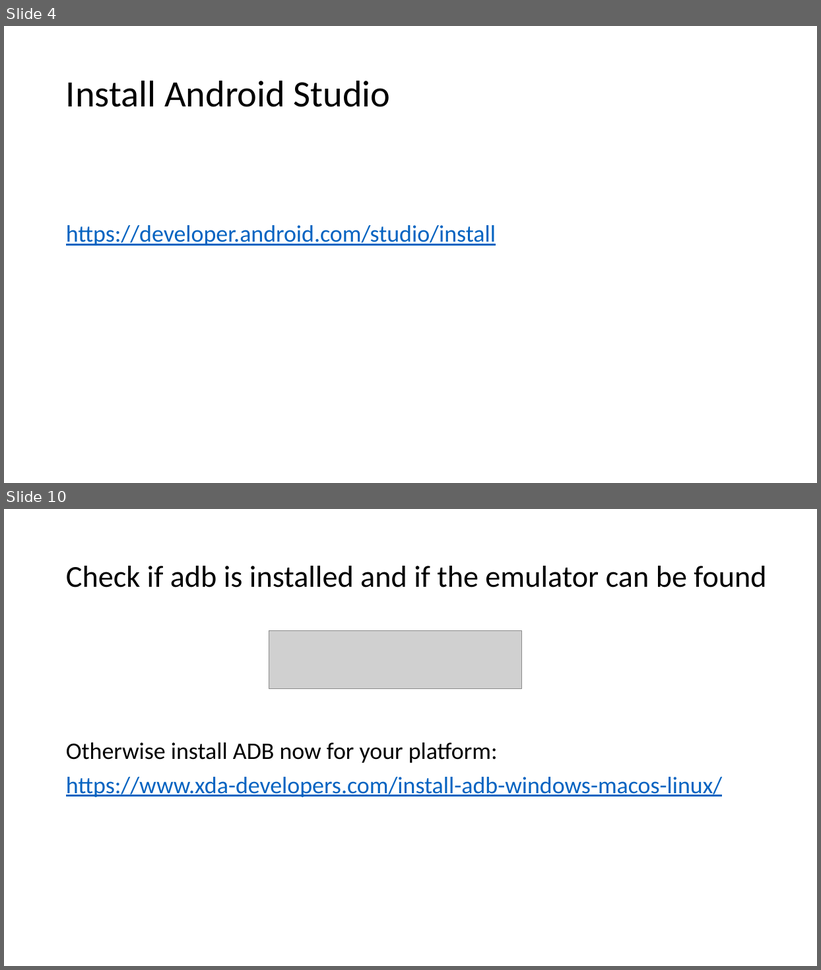
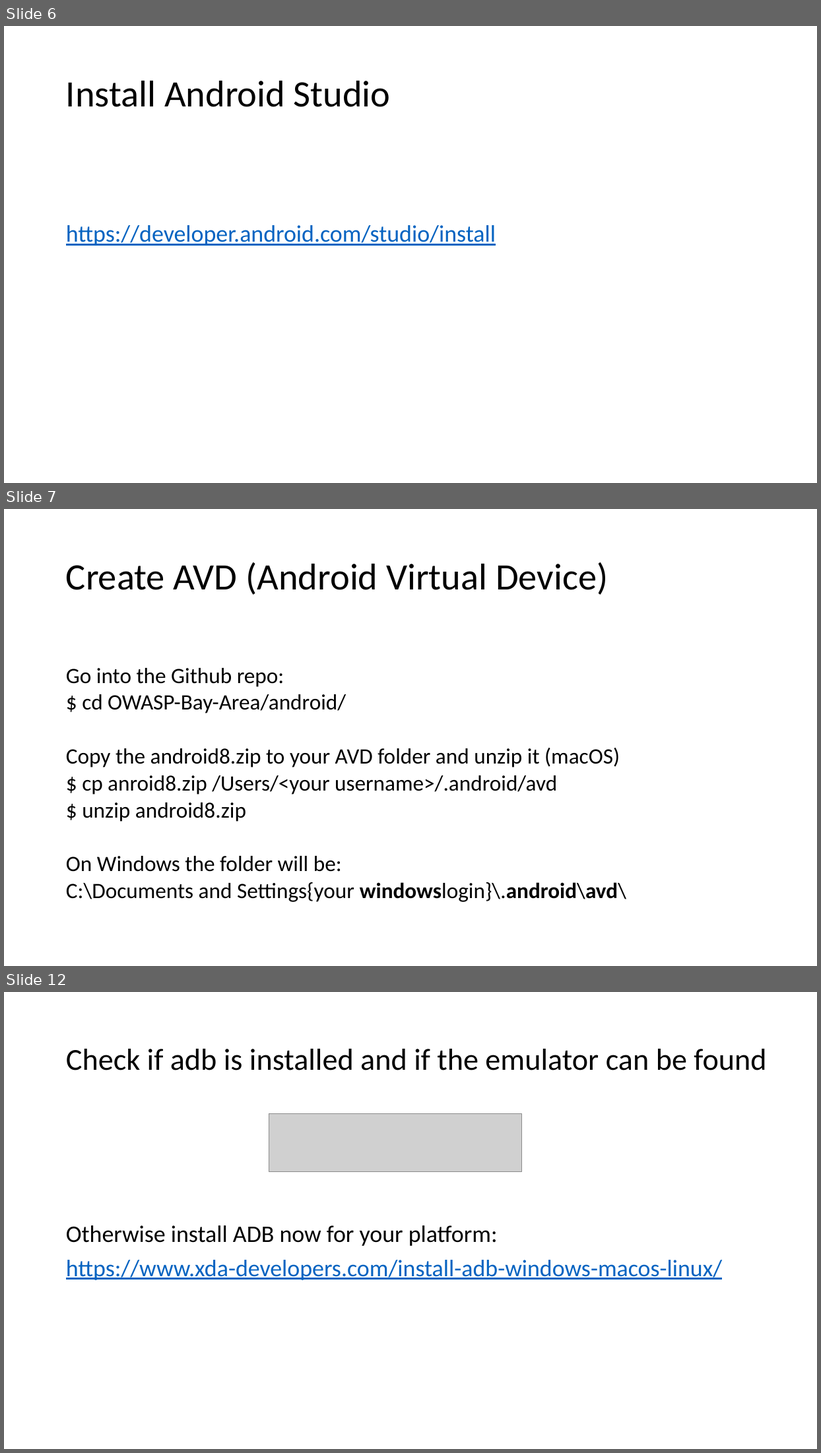
Before and after one commit to b0bbybaldi/OWASP-Bay-Area, a slide deck: Preparation-Bay-Area-Workshop.pptx. Shown one above the other, each under a label of ours: slides 4 and 10 before the commit, slides 6, 7 and 12 after it; the slides between them are not shown. The pictures are 821x970 and 821x1453 pixels, drawn with LibreOffice and Linux fonts; fonts in the diff are those of the drawing; grey boxes stand for pictures. Boxes give left, top, right and bottom in pixels: in the first picture for what was removed or moved away, otherwise in the second. Text is boxed around its words. In the diff, an @@ line names an element or a change of style, - is before the commit and + after.

```diff
--- a/Preparation-Bay-Area-Workshop.pptx
+++ b/Preparation-Bay-Area-Workshop.pptx
@@ slide 7 added at (4, 509, 817, 966), background #FFFFFF @@
@@ title added at (66, 562, 608, 595), 44 pt, text #000000 @@
+Create AVD (Android Virtual Device)
@@ text added at (66, 668, 626, 902), 25.9 pt, text #000000 @@
+Go into the Github repo:
+$ cd OWASP-Bay-Area/android/
+Copy the android8.zip to your AVD folder and unzip it (macOS)
+$ cp anroid8.zip /Users/<your username>/.android/avd
+$ unzip android8.zip
+On Windows the folder will be:
+C:\Documents and Settings{your windowslogin}\.android\avd\
@@ what was slide 4 is now slide 6 @@
@@ what was slide 10 is now slide 12 @@
```
Also in this commit, not shown: 2 slides changed, 10 other slides added, 7 slides removed, 1 other file.
